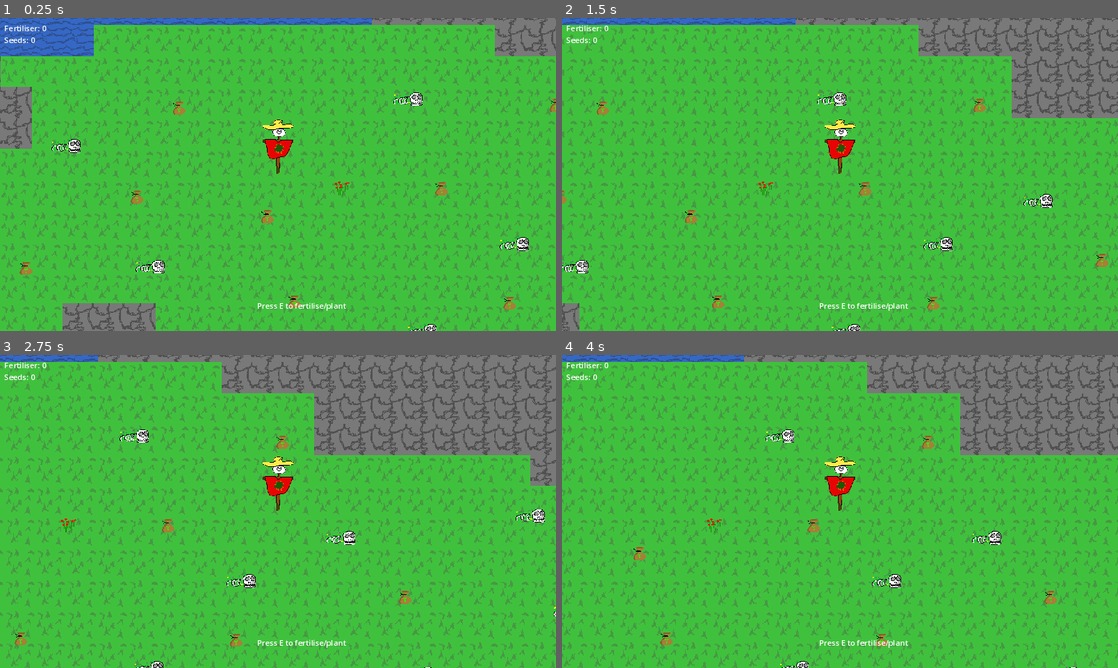
Above: before the commit, frames 1-4 (two rows, left to right).
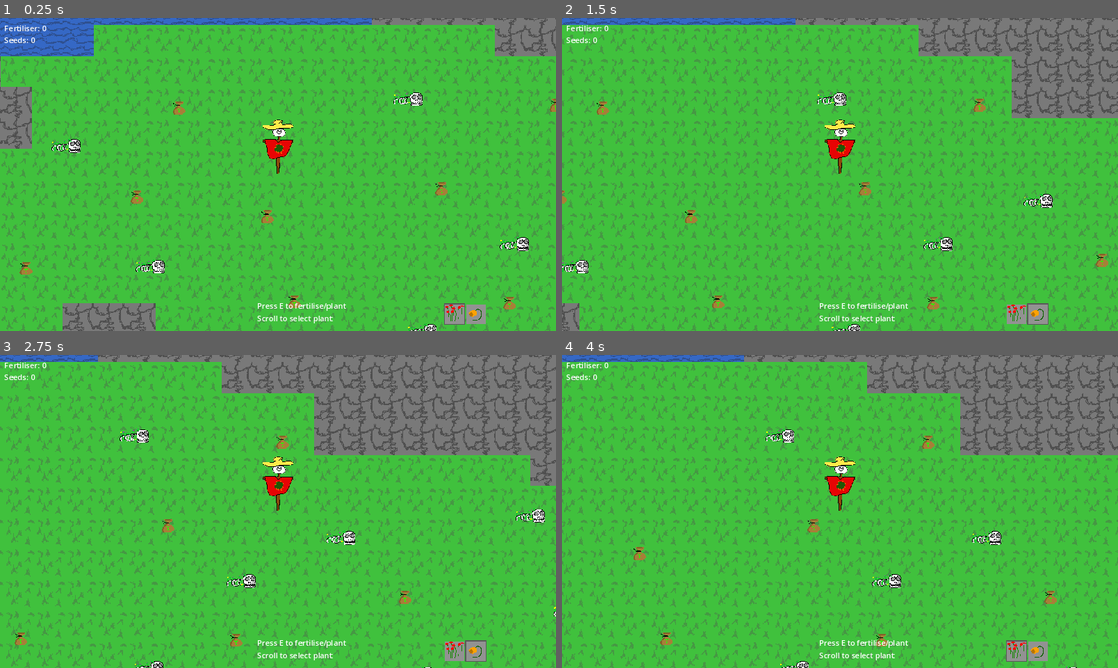
Above: after the commit, the same moments.

Repository: coat-soup/pixel-jam-2025
Game: Godot game, scene res://levels/gameplay_prototyping.tscn
The game is run twice, just before and just after one commit, with the same random seed, the same clock (stepped at 60 frames per second) and the same inputs.
Inputs (mouse positions are in pixels of both pictures, inside the frame that each line leads up to):
- Up to frame 1 (0.25 s): no input
- Up to frame 2 (1.5 s): tap E (interact) at 0.5 s; move the mouse to (962, 158) at 0.52 s; hold D (right) 0.53-1.25 s; hold E (interact) 0.53-1.25 s; click (962, 158) at 0.67 s; tap Mouse wheel up (next_plant, bound only after the commit) at 0.8 s; drag from (728, 190) to (828, 99) at 1.27 s
- Up to frame 3 (2.75 s): tap E (interact) at 2 s; move the mouse to (333, 442) at 2.02 s; hold D (right) from 2.03 s (still down); hold E (interact) from 2.03 s (still down); tap Mouse wheel down (prev_plant, bound only after the commit) at 2.1 s; click (333, 442) at 2.17 s
- Up to frame 4 (4 s): release D (right) at 2.75 s; release E (interact) at 2.75 s; drag from (812, 574) to (901, 539) at 2.77 s; tap E (interact) at 3.5 s; move the mouse to (1006, 558) at 3.52 s; hold A (left) from 3.53 s (still down); tap Mouse wheel up (next_plant, bound only after the commit) at 3.6 s; click (1006, 558) at 3.67 s; tap Mouse wheel down (prev_plant, bound only after the commit) at 3.8 s

The runs differ from the first frame. In frame 1, 0.6% of the frame differs, in the area x 46-88%, y 52-98%; in frame 2, 0.6%; in frame 3, 0.6%, in the area x 11-88%, y 52-98%; in frame 4, 0.6%.

Commit message:
multiple plants

Diff:
--- a/UI/HUD.tscn
+++ b/UI/HUD.tscn
@@ -2,7 +2,7 @@
 
 [ext_resource type="Script" path="res://UI/hud.gd" id="1_fs440"]
 
-[node name="Hud" type="Control" node_paths=PackedStringArray("fertiliser_label", "seed_label")]
+[node name="Hud" type="Control" node_paths=PackedStringArray("fertiliser_label", "seed_label", "plant_bar")]
 layout_mode = 3
 anchors_preset = 15
 anchor_right = 1.0
@@ -12,6 +12,7 @@
 script = ExtResource("1_fs440")
 fertiliser_label = NodePath("FertiliserLabel")
 seed_label = NodePath("SeedLabel")
+plant_bar = NodePath("PlantBar")
 
 [node name="FertiliserLabel" type="Label" parent="."]
 layout_mode = 0
@@ -32,4 +33,22 @@
 offset_top = 574.0
 offset_right = 708.0
 offset_bottom = 597.0
-text = "Press E to fertilise/plant"
+text = "Press E to fertilise/plant
+Scroll to select plant"
+
+[node name="PlantBar" type="Control" parent="."]
+anchors_preset = 0
+offset_left = 913.0
+offset_top = 583.0
+offset_right = 953.0
+offset_bottom = 623.0
+
+[node name="Backgrounds" type="HBoxContainer" parent="PlantBar"]
+layout_mode = 0
+offset_right = 40.0
+offset_bottom = 40.0
+
+[node name="Icons" type="HBoxContainer" parent="PlantBar"]
+layout_mode = 0
+offset_right = 40.0
+offset_bottom = 40.0
--- /dev/null
+++ b/UI/bar_slot_sprite.tscn
@@ -0,0 +1,26 @@
+[gd_scene format=3 uid="uid://ct006trkra7vj"]
+
+[node name="BarSlotSprite" type="Control"]
+custom_minimum_size = Vector2(40, 40)
+layout_mode = 3
+anchors_preset = 0
+offset_right = 40.0
+offset_bottom = 40.0
+
+[node name="Outline" type="ColorRect" parent="."]
+visible = false
+offset_left = -2.0
+offset_top = -2.0
+offset_right = 42.0
+offset_bottom = 42.0
+color = Color(0.355314, 0.355314, 0.355313, 1)
+
+[node name="BG" type="ColorRect" parent="."]
+offset_right = 40.0
+offset_bottom = 40.0
+color = Color(0.572988, 0.572988, 0.572988, 1)
+
+[node name="Sprite" type="TextureRect" parent="."]
+layout_mode = 0
+offset_right = 40.0
+offset_bottom = 40.0
--- a/UI/hud.gd
+++ b/UI/hud.gd
@@ -3,10 +3,29 @@
 
 @export var fertiliser_label : Label
 @export var seed_label : Label
+const BAR_SLOT_SPRITE = preload("res://UI/bar_slot_sprite.tscn")
+@export var plant_bar : Control
+
+
+func initialise_plant_bar(plants: Array[Plant]):
+	for p in plants:
+		plant_bar.get_child(0).add_child(BAR_SLOT_SPRITE.instantiate())
+
+		var icon = BAR_SLOT_SPRITE.instantiate()
+		(icon.get_node("Sprite") as TextureRect).texture = p.sprite
+		plant_bar.get_child(1).add_child(icon)
+
+
+func set_selected_plant(id: int):
+	for i in range(plant_bar.get_child(0).get_child_count()):
+		(plant_bar.get_child(0).get_child(i).get_child(0) as Control).visible = i == id
 
 
 func set_fertiliser_count(amount: int):
 	fertiliser_label.text = "Fertiliser: " + str(amount)
 
-func set_seed_count(amount: int):
-	seed_label.text = "Seeds: " + str(amount)
+
+func set_seeds_count(plants: Array[Plant], seeds: Array[int]):
+	seed_label.text = ""
+	for i in range(len(plants)):
+		seed_label.text += plants[i].name + " seeds: " + str(seeds[i]) + "\n"
--- a/levels/gameplay_prototyping.tscn
+++ b/levels/gameplay_prototyping.tscn
@@ -6,18 +6,20 @@
 [ext_resource type="PackedScene" uid="uid://jnsgf244fssk" path="res://UI/HUD.tscn" id="4_w83xk"]
 [ext_resource type="PackedScene" uid="uid://doodsjk51d3so" path="res://system/scenes/fertiliser.tscn" id="5_oqs7s"]
 [ext_resource type="PackedScene" uid="uid://c3ucbhtcif5xh" path="res://system/scenes/seeds.tscn" id="6_b25l3"]
-[ext_resource type="PackedScene" uid="uid://2oto82bbvo2k" path="res://plants/plant_prototype.tscn" id="7_wokp1"]
+[ext_resource type="Resource" uid="uid://v7hxoaplqdxc" path="res://plants/resources/prot_plant_wave.tres" id="7_qpp7y"]
 
 [node name="GameplayPrototyping" type="Node2D"]
 y_sort_enabled = true
 script = ExtResource("1_30tsm")
 
 [node name="TileMapLayer" type="TileMapLayer" parent="."]
+z_index = -100
 tile_map_data = PackedByteArray("AAAEAAQAAQAAAAEAAAAFAAQAAQAAAAEAAAAGAAQAAQAAAAEAAAAHAAQAAQAAAAEAAAAHAAMAAQAAAAEAAAAIAA …(52928 unchanged characters)…
 tile_set = ExtResource("1_lnl06")
 
 [node name="Player" parent="." node_paths=PackedStringArray("tilemap", "hud", "plant_holder") instance=ExtResource("1_bd3kk")]
 z_index = 100
+y_sort_enabled = true
 position = Vector2(-66, 53)
 tilemap = NodePath("../TileMapLayer")
 hud = NodePath("Hud")
@@ -80,24 +82,27 @@
 
 [node name="Seeds6" parent="Seeds" instance=ExtResource("6_b25l3")]
 position = Vector2(-358, 99)
+plant = ExtResource("7_qpp7y")
 
 [node name="Seeds7" parent="Seeds" instance=ExtResource("6_b25l3")]
 position = Vector2(-271, -85)
+plant = ExtResource("7_qpp7y")
 
 [node name="Seeds8" parent="Seeds" instance=ExtResource("6_b25l3")]
 position = Vector2(-588, 247)
+plant = ExtResource("7_qpp7y")
 
 [node name="Seeds9" parent="Seeds" instance=ExtResource("6_b25l3")]
 position = Vector2(-668, 111)
+plant = ExtResource("7_qpp7y")
 
 [node name="Seeds10" parent="Seeds" instance=ExtResource("6_b25l3")]
 position = Vector2(510, -91)
+plant = ExtResource("7_qpp7y")
 
 [node name="Seeds11" parent="Seeds" instance=ExtResource("6_b25l3")]
 position = Vector2(764, 230)
+plant = ExtResource("7_qpp7y")
 
 [node name="PlantHolder" type="Node2D" parent="."]
 y_sort_enabled = true
-
-[node name="PlantPrototype" parent="." instance=ExtResource("7_wokp1")]
-position = Vector2(67, 84)
--- /dev/null
+++ b/plants/resources/prot_plant_shooter.tres
@@ -0,0 +1,15 @@
+[gd_resource type="Resource" script_class="Plant" load_steps=4 format=3 uid="uid://bpem5vv10cdm6"]
+
+[ext_resource type="PackedScene" uid="uid://2oto82bbvo2k" path="res://plants/scenes/plant_prototype.tscn" id="1_etw7l"]
+[ext_resource type="Script" path="res://plants/scripts/plant.gd" id="1_pnopd"]
+[ext_resource type="Texture2D" uid="uid://dk1ujvte5bdkh" path="res://plants/sprites/plant-prot.png" id="3_ukbx6"]
+
+[resource]
+script = ExtResource("1_pnopd")
+name = "Shooter"
+prefab_scene = ExtResource("1_etw7l")
+sprite = ExtResource("3_ukbx6")
+growth_time = 8.0
+range = 4
+damage = 4.0
+speed = 0.3
--- /dev/null
+++ b/plants/resources/prot_plant_wave.tres
@@ -0,0 +1,15 @@
+[gd_resource type="Resource" script_class="Plant" load_steps=4 format=3 uid="uid://v7hxoaplqdxc"]
+
+[ext_resource type="PackedScene" uid="uid://c5258de7ktio7" path="res://plants/scenes/plant_prototype_2.tscn" id="1_h27ay"]
+[ext_resource type="Script" path="res://plants/scripts/plant.gd" id="2_rmumo"]
+[ext_resource type="Texture2D" uid="uid://b8w7adrgo2jja" path="res://plants/sprites/plant-prot-alt.png" id="3_x1ssf"]
+
+[resource]
+script = ExtResource("2_rmumo")
+name = "Shockwave"
+prefab_scene = ExtResource("1_h27ay")
+sprite = ExtResource("3_x1ssf")
+growth_time = 8.0
+range = 4
+damage = 4.0
+speed = 0.3
--- a/plants/plant_prototype.tscn
+++ b/plants/scenes/plant_prototype.tscn
@@ -1,8 +1,9 @@
 [gd_scene load_steps=2 format=3 uid="uid://2oto82bbvo2k"]
 
-[ext_resource type="Texture2D" uid="uid://dk1ujvte5bdkh" path="res://plants/plant-prot.png" id="1_s42yi"]
+[ext_resource type="Texture2D" uid="uid://dk1ujvte5bdkh" path="res://plants/sprites/plant-prot.png" id="1_s42yi"]
 
 [node name="PlantPrototype" type="Node2D"]
 
 [node name="Sprite2D" type="Sprite2D" parent="."]
+y_sort_enabled = true
 texture = ExtResource("1_s42yi")
--- /dev/null
+++ b/plants/scenes/plant_prototype_2.tscn
@@ -0,0 +1,9 @@
+[gd_scene load_steps=2 format=3 uid="uid://c5258de7ktio7"]
+
+[ext_resource type="Texture2D" uid="uid://b8w7adrgo2jja" path="res://plants/sprites/plant-prot-alt.png" id="1_yjrxm"]
+
+[node name="PlantPrototype2" type="Node2D"]
+y_sort_enabled = true
+
+[node name="Sprite2D" type="Sprite2D" parent="."]
+texture = ExtResource("1_yjrxm")
--- /dev/null
+++ b/plants/scripts/plant.gd
@@ -0,0 +1,10 @@
+extends Resource
+class_name Plant
+
+@export var name : String
+@export var prefab_scene : PackedScene
+@export var sprite : Texture2D
+@export var growth_time : float = 8.0
+@export var range : int = 4
+@export var damage : float = 4
+@export var speed : float = 0.3
--- a/player/player.tscn
+++ b/player/player.tscn
@@ -1,9 +1,12 @@
-[gd_scene load_steps=6 format=3 uid="uid://b00gmy7bv7qai"]
+[gd_scene load_steps=9 format=3 uid="uid://b00gmy7bv7qai"]
 
 [ext_resource type="Script" path="res://player/scripts/player.gd" id="1_fyvvm"]
 [ext_resource type="Texture2D" uid="uid://c2vhoha04ienm" path="res://player/scarecrow.png" id="1_qi8rk"]
 [ext_resource type="Script" path="res://player/scripts/player_movement.gd" id="2_3mo3t"]
 [ext_resource type="Script" path="res://player/scripts/farming_manager.gd" id="3_l4854"]
+[ext_resource type="Script" path="res://plants/scripts/plant.gd" id="5_glohh"]
+[ext_resource type="Resource" uid="uid://bpem5vv10cdm6" path="res://plants/resources/prot_plant_shooter.tres" id="6_28hm6"]
+[ext_resource type="Resource" uid="uid://v7hxoaplqdxc" path="res://plants/resources/prot_plant_wave.tres" id="7_12su7"]
 
 [sub_resource type="CircleShape2D" id="CircleShape2D_1t6l6"]
 radius = 29.0172
@@ -12,6 +15,7 @@
 script = ExtResource("1_fyvvm")
 
 [node name="Sprite2D" type="Sprite2D" parent="."]
+y_sort_enabled = true
 position = Vector2(0, -29)
 texture = ExtResource("1_qi8rk")
 offset = Vector2(0, -30.81)
@@ -29,3 +33,4 @@
 [node name="Farming" type="Node" parent="." node_paths=PackedStringArray("player")]
 script = ExtResource("3_l4854")
 player = NodePath("..")
+available_plants = Array[ExtResource("5_glohh")]([ExtResource("6_28hm6"), ExtResource("7_12su7")])
--- a/player/scripts/farming_manager.gd
+++ b/player/scripts/farming_manager.gd
@@ -6,46 +6,61 @@
 var tilemap : TileMapLayer
 
 var cur_fertiliser := 0
-var cur_seeds := 0
+var cur_seeds : Array[int]
 
+var cur_seed_id := 0
 
-var plant_dict = {}
+@export var available_plants : Array[Plant]
 
-const PLANT_PROTOTYPE = preload("res://plants/plant_prototype.tscn")
+var planted_dict = {}
 
 
 func _ready():
 	tilemap = player.tilemap
+	for i in range(len(available_plants)):
+		cur_seeds.append(0)
+
+	player.hud.initialise_plant_bar(available_plants)
+	player.hud.set_selected_plant(cur_seed_id)
 
 
 func _input(event: InputEvent) -> void:
 	if event.is_action_pressed("interact"):
 		if get_cur_tile() == Vector2i(0,0):
-			try_plant()
+			try_plant(available_plants[cur_seed_id])
 		else:
 			try_fertilise()
 
+	var sp := 0
+	if Input.is_action_just_released("next_plant"): sp = 1
+	elif Input.is_action_just_released("prev_plant"): sp = -1
+	if sp != 0:
+		cur_seed_id = posmod((cur_seed_id + sp), len(available_plants))
+		player.hud.set_selected_plant(cur_seed_id)
+		print(cur_seed_id)
 
-func try_plant():
-	print(plant_dict)
+
+func try_plant(plant : Plant):
+	var seed_id = available_plants.find(plant)
 	var t_pos = tilemap.local_to_map(player.position)
-	if cur_seeds <= 0:
+	if cur_seeds[seed_id] <= 0:
 		print("No seeds!")
 		return
 	elif get_cur_tile() != Vector2i(0,0):
 		print("Not fertilised!")
 		return
-	elif plant_dict.has(t_pos):
+	elif planted_dict.has(t_pos):
 		print("No space!")
 		return
 
-	cur_seeds -= 1
-	player.hud.set_seed_count(cur_seeds)
+	cur_seeds[seed_id] -= 1
+	player.hud.set_seeds_count(available_plants, cur_seeds)
 
-	var plant = PLANT_PROTOTYPE.instantiate()
-	plant.position = tilemap.map_to_local(t_pos)
-	player.plant_holder.add_child(plant)
-	plant_dict[t_pos] = plant
+	var spawned = plant.prefab_scene.instantiate()
+	spawned.position = tilemap.map_to_local(t_pos)
+	player.plant_holder.add_child(spawned)
+	planted_dict[t_pos] = spawned
+
 
 func try_fertilise():
 	if cur_fertiliser <= 0:
@@ -68,10 +83,11 @@
 	print("picked up fertiliser")
 
 
-func add_seed(amount := 1):
-	cur_seeds += amount
-	player.hud.set_seed_count(cur_seeds)
+func add_seed(plant : Plant, amount := 1):
+	cur_seeds[available_plants.find(plant)] += amount
+	player.hud.set_seeds_count(available_plants, cur_seeds)
 	print("picked up seed")
+
 
 func get_cur_tile() -> Vector2i:
 	return tilemap.get_cell_atlas_coords(tilemap.local_to_map(player.position))
--- a/project.godot
+++ b/project.godot
@@ -55,6 +55,16 @@
 , Object(InputEventKey,"resource_local_to_scene":false,"resource_name":"","device":-1,"window_id":0,"alt_pressed":false …(186 unchanged characters)…
 ]
 }
+next_plant={
+"deadzone": 0.5,
+"events": [Object(InputEventMouseButton,"resource_local_to_scene":false,"resource_name":"","device":-1,"window_id":0,"alt_pressed":false,"shift_pressed":false,"ctrl_pressed":false,"meta_pressed":false,"button_mask":0,"position":Vector2(0, 0),"global_position":Vector2(0, 0),"factor":1.0,"button_index":4,"canceled":false,"pressed":false,"double_click":false,"script":null)
+]
+}
+prev_plant={
+"deadzone": 0.5,
+"events": [Object(InputEventMouseButton,"resource_local_to_scene":false,"resource_name":"","device":-1,"window_id":0,"alt_pressed":false,"shift_pressed":false,"ctrl_pressed":false,"meta_pressed":false,"button_mask":0,"position":Vector2(0, 0),"global_position":Vector2(0, 0),"factor":1.0,"button_index":5,"canceled":false,"pressed":false,"double_click":false,"script":null)
+]
+}
 
 [rendering]
 
--- a/system/scenes/seeds.tscn
+++ b/system/scenes/seeds.tscn
@@ -1,7 +1,8 @@
-[gd_scene load_steps=4 format=3 uid="uid://c3ucbhtcif5xh"]
+[gd_scene load_steps=5 format=3 uid="uid://c3ucbhtcif5xh"]
 
 [ext_resource type="Script" path="res://system/scripts/seeds.gd" id="1_6da7d"]
 [ext_resource type="Texture2D" uid="uid://bv4uxsssny2rf" path="res://system/sprites/seeds.png" id="2_at480"]
+[ext_resource type="Resource" uid="uid://bpem5vv10cdm6" path="res://plants/resources/prot_plant_shooter.tres" id="2_ee0lf"]
 
 [sub_resource type="CircleShape2D" id="CircleShape2D_hd8y2"]
 radius = 15.5081
@@ -9,6 +10,7 @@
 [node name="Seeds" type="Node2D"]
 y_sort_enabled = true
 script = ExtResource("1_6da7d")
+plant = ExtResource("2_ee0lf")
 
 [node name="Sprite2D" type="Sprite2D" parent="."]
 texture = ExtResource("2_at480")
--- a/system/scripts/seeds.gd
+++ b/system/scripts/seeds.gd
@@ -1,4 +1,6 @@
 extends Node
+
+@export var plant : Plant
 
 @onready var pickup_trigger: Area2D = $PickupTrigger
 
@@ -11,5 +13,5 @@
 	var player = body as Player
 	if player:
 		player = player.get_node("Farming") as FarmingManager
-		player.add_seed()
+		player.add_seed(plant)
 		queue_free()
Renamed: plants/rose.tscn -> plants/scenes/rose.tscn
Binary file added: plants/sprites/plant-prot-alt.png
Not shown, changed: plants/sprites/plant-prot-alt.png.import
Renamed: plants/plant-prot.png -> plants/sprites/plant-prot.png
Not shown, added: plants/sprites/plant-prot.png.import
